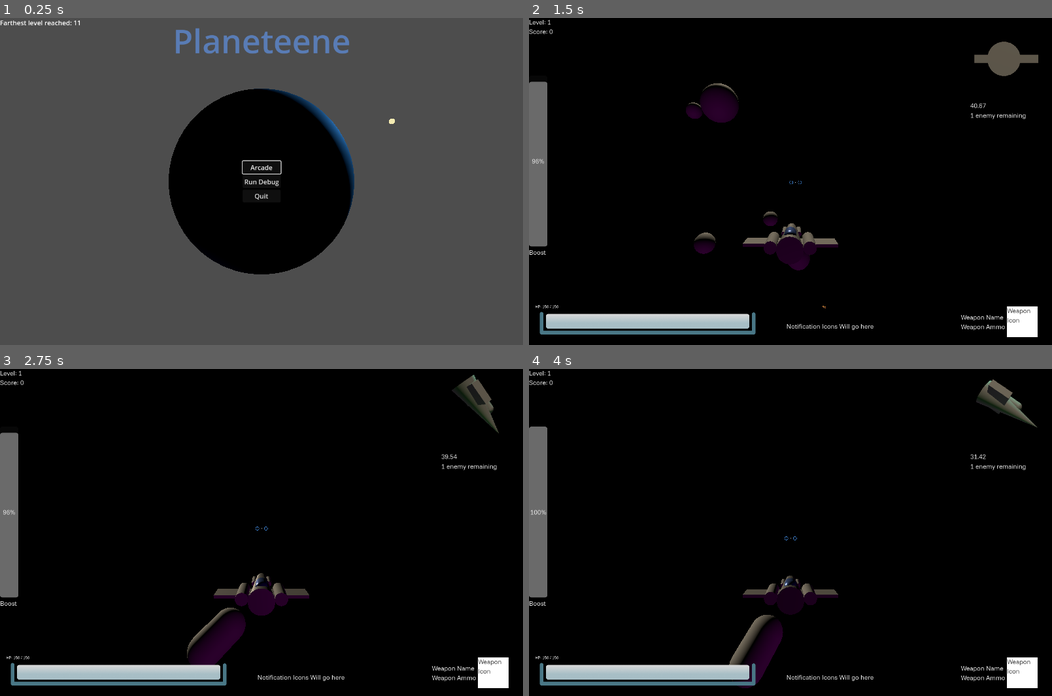
Above: before the commit, frames 1-4 (two rows, left to right).
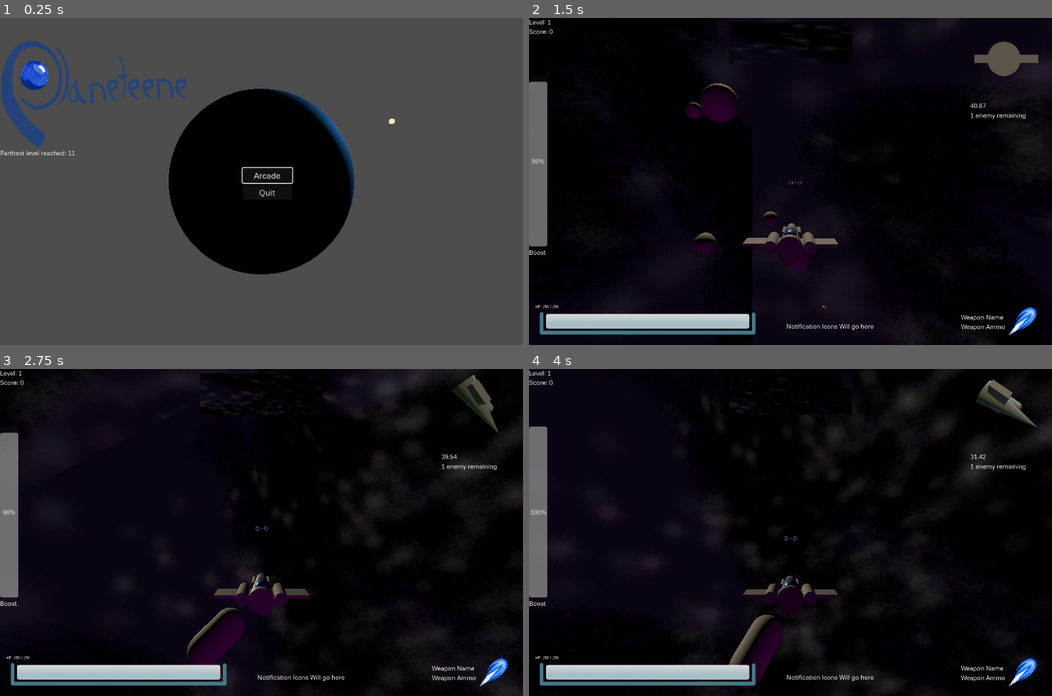
Above: after the commit, the same moments.

Repository: WilliamAalund/TAGD-Game-Jam-Fall-2024
Game: Godot game, scene res://Code/PrimaryScenes/Main/Main.tscn
Two runs of this game, one before a commit and one after it. Both use one fixed random seed, a clock stepped at 60 frames per second and the inputs below.
Inputs (mouse positions are in pixels of both pictures, inside the frame that each line leads up to):
- Up to frame 1 (0.25 s): no input
- Up to frame 2 (1.5 s): click "Arcade" at 0.5 s; tap Enter at 1.25 s; move the mouse to (905, 165) at 1.27 s; hold D (debug_right) from 1.28 s (still down); hold Shift (boost) from 1.28 s (still down)
- Up to frame 3 (2.75 s): move the mouse to (156, 548) at 2.02 s; release D (debug_right) at 2.03 s; release Shift (boost) at 2.03 s; hold S (debug_down) from 2.03 s (still down); tap F (break) at 2.1 s
- Up to frame 4 (4 s): move the mouse to (842, 460) at 2.77 s; release S (debug_down) at 2.78 s; hold D (debug_right) 2.78-3.53 s; hold Right mouse button (focus) 2.78-3.53 s; move the mouse to (764, 597) at 3.52 s; hold W (debug_up) from 3.53 s (still down); tap Space (shoot) at 3.6 s

The runs differ from the first frame. In frame 1, 3.6% of the frame differs, in the area x 0-67%, y 0-56%; in frame 2, 4.8%; in frame 3, 7.2%, in the area x 0-100%, y 0-100%; in frame 4, 4.4%.

Commit message:
Added skybox, laser icon, and exported game

Diff:
--- a/Game/Code/PrimaryScenes/TitleScreen/TitleScreen.tscn
+++ b/Game/Code/PrimaryScenes/TitleScreen/TitleScreen.tscn
@@ -1,10 +1,8 @@
-[gd_scene load_steps=3 format=3 uid="uid://ces21elw3d5xw"]
+[gd_scene load_steps=4 format=3 uid="uid://ces21elw3d5xw"]
 
 [ext_resource type="Script" path="res://Code/Scripts/Non Globals/TitleScreen.gd" id="1_k7ege"]
-
-[sub_resource type="LabelSettings" id="LabelSettings_y0qpl"]
-font_size = 80
-font_color = Color(0.351231, 0.487575, 0.710945, 1)
+[ext_resource type="Texture2D" uid="uid://hrhj3xlhiocg" path="res://Resources/Textures/Logo.png" id="2_6xq4g"]
+[ext_resource type="Theme" uid="uid://cvn6e33yj56j7" path="res://Resources/UIElements/InGameUI.tres" id="2_iav23"]
 
 [node name="TitleScreen" type="Node"]
 script = ExtResource("1_k7ege")
@@ -16,19 +14,7 @@
 anchor_bottom = 1.0
 grow_horizontal = 2
 grow_vertical = 2
-
-[node name="Label" type="Label" parent="UI"]
-layout_mode = 1
-anchors_preset = 5
-anchor_left = 0.5
-anchor_right = 0.5
-offset_left = -131.0
-offset_right = 131.0
-offset_bottom = 67.0
-grow_horizontal = 2
-text = "Planeteene
-"
-label_settings = SubResource("LabelSettings_y0qpl")
+theme = ExtResource("2_iav23")
 
 [node name="VBoxContainer" type="VBoxContainer" parent="UI"]
 layout_mode = 1
@@ -43,12 +29,14 @@
 offset_bottom = 33.0
 grow_horizontal = 2
 grow_vertical = 2
+scale = Vector2(1.3, 1.3)
 
 [node name="Arcade" type="Button" parent="UI/VBoxContainer"]
 layout_mode = 2
 text = "Arcade"
 
 [node name="Debug" type="Button" parent="UI/VBoxContainer"]
+visible = false
 layout_mode = 2
 text = "Run Debug"
 
@@ -56,10 +44,19 @@
 layout_mode = 2
 text = "Quit"
 
+[node name="TextureRect" type="TextureRect" parent="UI"]
+layout_mode = 2
+offset_right = 2360.0
+offset_bottom = 1640.0
+scale = Vector2(0.2, 0.2)
+texture = ExtResource("2_6xq4g")
+
 [node name="LevelRecord" type="Label" parent="UI"]
-layout_mode = 0
-offset_right = 40.0
-offset_bottom = 23.0
+layout_mode = 2
+offset_left = 1.0
+offset_top = 320.0
+offset_right = 2361.0
+offset_bottom = 340.0
 
 [connection signal="pressed" from="UI/VBoxContainer/Arcade" to="." method="_on_arcade_pressed"]
 [connection signal="pressed" from="UI/VBoxContainer/Debug" to="." method="_on_debug_pressed"]
--- a/Game/Code/UI/InGame.tscn
+++ b/Game/Code/UI/InGame.tscn
@@ -7,14 +7,13 @@
 [ext_resource type="PackedScene" uid="uid://c8nuhu0qufpad" path="res://Code/UI/ObjectivePointers.tscn" id="3_0jc4c"]
 [ext_resource type="Texture2D" uid="uid://y0rwykwme2fn" path="res://Resources/UIElements/HealthBar.png" id="3_4cx3i"]
 [ext_resource type="Texture2D" uid="uid://bdgux43h3mmvm" path="res://Resources/Textures/CrosshairLaser.png" id="3_s1o8n"]
+[ext_resource type="Texture2D" uid="uid://dmntm7c5eyqn" path="res://Resources/Textures/Laser.png" id="6_wdw1u"]
 
 [sub_resource type="ViewportTexture" id="ViewportTexture_p6mat"]
 viewport_path = NodePath("ShipModelContainer/ShipBasisRect/SubViewport")
 
 [sub_resource type="CanvasTexture" id="CanvasTexture_dw3no"]
 specular_color = Color(0.357496, 0.141901, 0.578092, 1)
-
-[sub_resource type="CanvasTexture" id="CanvasTexture_ofmld"]
 
 [sub_resource type="ViewportTexture" id="ViewportTexture_t4efw"]
 viewport_path = NodePath("RearviewRect/SubViewport")
@@ -147,15 +146,8 @@
 custom_minimum_size = Vector2(75, 75)
 layout_mode = 2
 size_flags_vertical = 4
-texture = SubResource("CanvasTexture_ofmld")
-
-[node name="Label" type="Label" parent="MarginContainer/HBoxContainer/Weapon Graphic"]
-modulate = Color(0.169245, 0.169245, 0.169245, 1)
-layout_mode = 0
-offset_right = 40.0
-offset_bottom = 23.0
-text = "Weapon
-Icon"
+texture = ExtResource("6_wdw1u")
+expand_mode = 2
 
 [node name="RearviewRect" type="TextureRect" parent="."]
 layout_mode = 1
--- a/Game/Resources/Environments/ArcadeEnvironment.tres
+++ b/Game/Resources/Environments/ArcadeEnvironment.tres
@@ -1,6 +1,12 @@
-[gd_resource type="Environment" load_steps=2 format=3 uid="uid://d2d77gop005fh"]
+[gd_resource type="Environment" load_steps=4 format=3 uid="uid://d2d77gop005fh"]
+
+[ext_resource type="Texture2D" uid="uid://dnbdtvc2abdsc" path="res://Resources/Textures/Skybox.png" id="1_s2yms"]
+
+[sub_resource type="PanoramaSkyMaterial" id="PanoramaSkyMaterial_pibwh"]
+panorama = ExtResource("1_s2yms")
 
 [sub_resource type="Sky" id="Sky_rth66"]
+sky_material = SubResource("PanoramaSkyMaterial_pibwh")
 
 [resource]
 background_mode = 2
Not shown, added: Game/Resources/Textures/Laser.png.import
Not shown, added: Game/Resources/Textures/Logo.png.import
Not shown, added: Game/Resources/Textures/Skybox.png.import
Not shown, changed: Exports/StarfighterinTraining.pck
